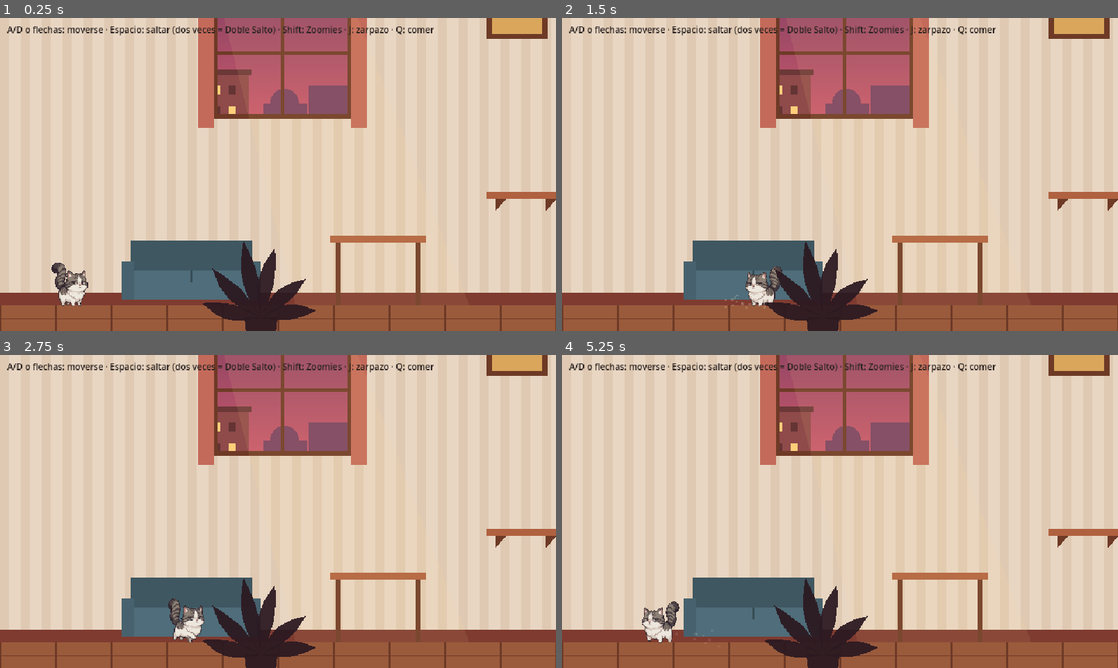
Above: before the commit, frames 1-4 (two rows, left to right).
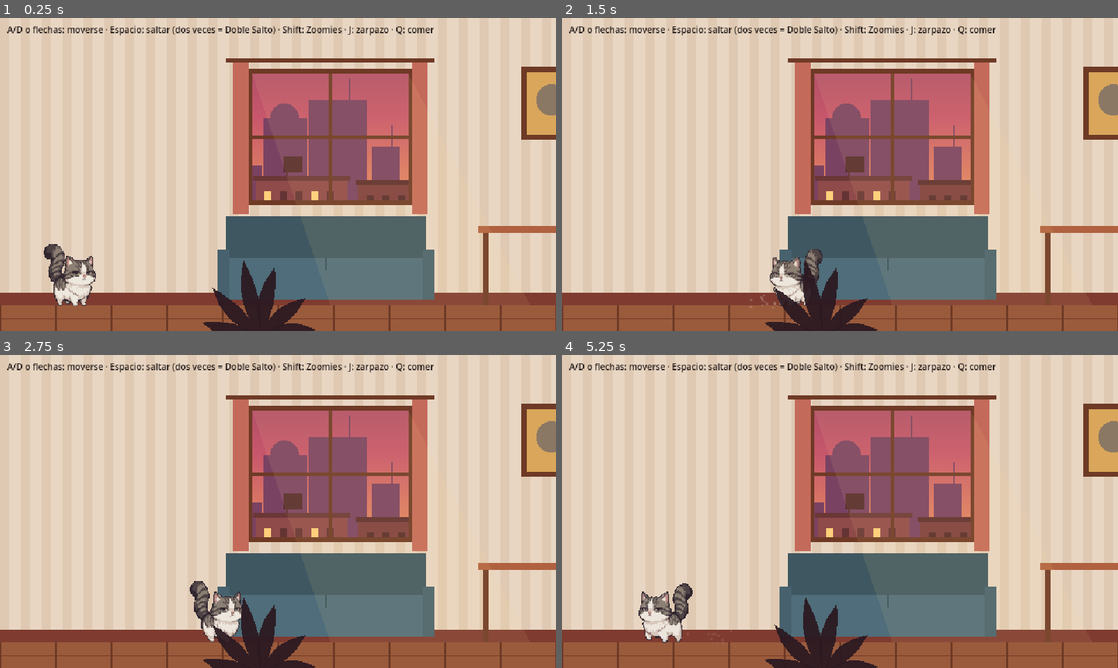
Above: after the commit, the same moments.

Repository: rivas274/demo
Game: Godot game, scene res://escenas/apartamento.tscn
The game is run twice, just before and just after one commit, with the same random seed, the same clock (stepped at 60 frames per second) and the same inputs.
Inputs:
- Up to frame 1 (0.25 s): no input
- Up to frame 2 (1.5 s): hold D (mover_derecha) 0.53-1.28 s; hold Shift (zoomies) 0.53-1.28 s; tap Space (saltar) at 0.77 s; hold A (mover_izquierda) from 1.28 s (still down); tap Q (comer_snack) at 1.35 s
- Up to frame 3 (2.75 s): tap Space (saltar) at 1.52 s; tap Shift (zoomies) at 1.55 s; release A (mover_izquierda) at 2.03 s; hold D (mover_derecha) from 2.03 s (still down); hold Shift (zoomies) from 2.03 s (still down); tap J (zarpazo) at 2.1 s
- Up to frame 4 (5.25 s): release Shift (zoomies) at 2.78 s; tap Shift (zoomies) at 2.85, 4.55 s; tap Space (saltar) at 3.02, 3.77, 4.52 s; release D (mover_derecha) at 3.53 s; hold Shift (zoomies) 3.53-4.28 s; hold A (mover_izquierda) from 3.53 s (still down); tap Q (comer_snack) at 4.35 s; hold Shift (zoomies) from 5.03 s (still down); tap J (zarpazo) at 5.1 s

The runs differ from the first frame. In frame 1, 37% of the frame differs, in the area x 7-100%, y 0-100%; in frame 2, 36%; in frame 3, 36%; in frame 4, 37%.

Commit message:
Felipe más grande: Valeria = 3 Felipes, mundo con medidas reales
Felipe pasa de 46 a 67 px de alto (escala 0.72) y su colisión, cámara,
velocidades y gravedad suben en la misma proporción. El apartamento usa
medidas reales a 1,21 px por cm con techo de 3,5 m. La prueba de movimiento
comprueba la altura de Felipe. Memoria y ficha actualizadas.

Co-Authored-By: Claude Opus 5.5 <noreply@anthropic.com>
Claude-Session: https://claude.ai/code/session_01WbR3FeT1XB9M7gFpgwas9J

Diff:
--- a/siete-vidas/juego/escenas/apartamento.tscn
+++ b/siete-vidas/juego/escenas/apartamento.tscn
@@ -7,7 +7,7 @@
 script = ExtResource("1_sala")
 
 [node name="Felipe" parent="." instance=ExtResource("2_felipe")]
-position = Vector2(80, 510)
+position = Vector2(80, 424)
 
 [node name="Interfaz" type="CanvasLayer" parent="."]
 
--- a/siete-vidas/juego/escenas/felipe.tscn
+++ b/siete-vidas/juego/escenas/felipe.tscn
@@ -3,7 +3,7 @@
 [ext_resource type="Script" path="res://scripts/felipe.gd" id="1_felipe"]
 
 [sub_resource type="RectangleShape2D" id="RectangleShape2D_cuerpo"]
-size = Vector2(28, 24)
+size = Vector2(40, 34)
 
 [sub_resource type="Gradient" id="Gradient_polvo"]
 colors = PackedColorArray(0.88, 0.84, 0.79, 0.9, 0.88, 0.84, 0.79, 0)
@@ -13,7 +13,7 @@
 script = ExtResource("1_felipe")
 
 [node name="Sprite" type="AnimatedSprite2D" parent="."]
-position = Vector2(0, -25)
+position = Vector2(0, -36)
 
 [node name="Polvo" type="CPUParticles2D" parent="."]
 emitting = false
@@ -22,7 +22,7 @@
 one_shot = true
 explosiveness = 1.0
 emission_shape = 3
-emission_rect_extents = Vector2(12, 1)
+emission_rect_extents = Vector2(17, 1)
 direction = Vector2(0, -1)
 spread = 80.0
 gravity = Vector2(0, 140)
@@ -33,10 +33,10 @@
 color_ramp = SubResource("Gradient_polvo")
 
 [node name="Cuerpo" type="CollisionShape2D" parent="."]
-position = Vector2(0, -12)
+position = Vector2(0, -17)
 shape = SubResource("RectangleShape2D_cuerpo")
 
 [node name="Camara" type="Camera2D" parent="."]
-position = Vector2(0, -30)
+position = Vector2(0, -43)
 position_smoothing_enabled = true
 position_smoothing_speed = 7.0
--- a/siete-vidas/juego/pruebas/prueba_escenario.gd
+++ b/siete-vidas/juego/pruebas/prueba_escenario.gd
@@ -3,9 +3,9 @@
 ##   godot --headless --path siete-vidas/juego --script res://pruebas/prueba_escenario.gd
 ## Termina con código 0 si todo pasa y 1 si algo falla.
 
-## Altura máxima con doble salto (~98 px) con un poco de margen, y distancia horizontal máxima entre muebles.
-const SUBIDA_MAXIMA := 90.0
-const HUECO_MAXIMO := 120.0
+## Altura máxima con doble salto (~140 px) con margen, y distancia horizontal máxima entre muebles.
+const SUBIDA_MAXIMA := 125.0
+const HUECO_MAXIMO := 160.0
 
 var _fallos: Array[String] = []
 
@@ -34,11 +34,11 @@
 	_comprobar(lejos < 0.3 and cerca > 1.0, "Hay capas lejanas (más lentas) y de primer plano (más rápidas)")
 
 	var antes := _posiciones_en_pantalla(sala, capas)
-	felipe.position = Vector2(1500, 150)
+	felipe.position = Vector2(1650, 164)
 	await _esperar(180)
 	var despues := _posiciones_en_pantalla(sala, capas)
 	var movimiento_juego: Vector2 = despues[0] - antes[0]
-	_comprobar(absf(movimiento_juego.x) > 300.0 and absf(movimiento_juego.y) > 50.0, "La cámara se movió en horizontal y vertical (%.0f, %.0f)" % [movimiento_juego.x, movimiento_juego.y])
+	_comprobar(absf(movimiento_juego.x) > 300.0 and absf(movimiento_juego.y) > 40.0, "La cámara se movió en horizontal y vertical (%.0f, %.0f)" % [movimiento_juego.x, movimiento_juego.y])
 	for i in capas.size():
 		var movimiento: Vector2 = despues[i + 1] - antes[i + 1]
 		var proporcion := movimiento / movimiento_juego
--- a/siete-vidas/juego/pruebas/prueba_movimiento.gd
+++ b/siete-vidas/juego/pruebas/prueba_movimiento.gd
@@ -17,6 +17,8 @@
 
 	await _esperar(30)
 	_comprobar(felipe.is_on_floor(), "Felipe empieza apoyado en el piso")
+	var alto := _alto_dibujado(felipe)
+	_comprobar(alto > 60.0 and alto < 74.0, "Felipe mide unos 67 px, un tercio de Valeria (%.0f px)" % alto)
 
 	var x_inicial := felipe.position.x
 	Input.action_press("mover_derecha")
@@ -106,6 +108,21 @@
 	return lado > 3.0
 
 
+## Alto en pantalla de Felipe en la pose de referencia (primer cuadro de "quieto", con la cola abajo).
+func _alto_dibujado(felipe: Felipe) -> float:
+	var imagen := felipe.sprite.sprite_frames.get_frame_texture("quieto", 0).get_image()
+	var arriba := -1
+	var abajo := -1
+	for y in imagen.get_height():
+		for x in imagen.get_width():
+			if imagen.get_pixel(x, y).a > 0.5:
+				if arriba < 0:
+					arriba = y
+				abajo = y
+				break
+	return (abajo - arriba + 1) * Felipe.ESCALA_SPRITE
+
+
 func _esperar(cuadros: int) -> void:
 	for i in cuadros:
 		await physics_frame
--- a/siete-vidas/juego/scripts/felipe.gd
+++ b/siete-vidas/juego/scripts/felipe.gd
@@ -8,7 +8,8 @@
 
 enum Estado { SUELO, AIRE, ZOOMIES, ZARPAZO, COMIENDO, ATERRIZANDO }
 
-const ESCALA_SPRITE := 0.5
+## Felipe mide unos 67 px de alto: Valeria (1,65 m) mide 3 Felipes. Ver la guía del personaje.
+const ESCALA_SPRITE := 0.72
 ## Cuadros de la hoja "saltar" para cada fase (los mismos de la ficha de concepto).
 ## El cuadro 4 viene inclinado en diagonal y se ve raro: no se usa.
 const CUADRO_AGACHADO := 1
@@ -22,21 +23,21 @@
 const INCLINACION_DOBLE_SALTO := -0.35
 
 @export_group("Movimiento")
-@export var velocidad_caminar := 95.0
-@export var velocidad_correr := 150.0
-@export var aceleracion := 900.0
-@export var friccion := 1100.0
+@export var velocidad_caminar := 120.0
+@export var velocidad_correr := 190.0
+@export var aceleracion := 1200.0
+@export var friccion := 1450.0
 @export_group("Salto")
-@export var gravedad := 980.0
-@export var gravedad_cayendo := 1350.0
-@export var velocidad_salto := -330.0
-@export var velocidad_doble_salto := -290.0
-@export var caida_maxima := 420.0
+@export var gravedad := 1410.0
+@export var gravedad_cayendo := 1940.0
+@export var velocidad_salto := -475.0
+@export var velocidad_doble_salto := -420.0
+@export var caida_maxima := 600.0
 @export var corte_salto := 0.45
 @export var margen_salto := 0.1
 @export var salto_recordado := 0.12
 @export_group("Zoomies")
-@export var velocidad_zoomies := 300.0
+@export var velocidad_zoomies := 380.0
 @export var duracion_zoomies := 0.18
 @export var espera_zoomies := 0.45
 
@@ -235,9 +236,9 @@
 func _animar_aire() -> void:
 	if _tiempo_desde_salto < 0.06:
 		_poner_cuadro("saltar", CUADRO_AGACHADO)
-	elif velocity.y < -60.0:
+	elif velocity.y < -85.0:
 		_poner_cuadro("saltar", CUADRO_SUBIENDO)
-	elif velocity.y < 60.0:
+	elif velocity.y < 85.0:
 		_poner_cuadro("saltar", CUADRO_ARRIBA)
 	else:
 		_poner_cuadro("caer", CUADRO_CAYENDO)
--- a/siete-vidas/juego/scripts/fondo_apartamento.gd
+++ b/siete-vidas/juego/scripts/fondo_apartamento.gd
@@ -12,7 +12,7 @@
 	"PrimerPlano": [1.3, 20, "_dibujar_primer_plano"],
 }
 ## Huecos de la pared por donde se ve la ciudad (coordenadas de la sala).
-const VENTANAS := [Rect2(250, 150, 150, 140), Rect2(870, 150, 180, 140)]
+const VENTANAS := [Rect2(290, 158, 180, 145), Rect2(1040, 158, 220, 145)]
 
 ## Paleta del Barrio Viejo: terracota y atardecer.
 const CIELO := [Color("3b2a5a"), Color("c8576b"), Color("f2a65a"), Color("ffd58a")]
@@ -151,11 +151,11 @@
 		c.draw_rect(Rect2(ventana.end.x + 4, ventana.position.y - 14, 18, ventana.size.y + 30), CORTINA)
 		c.draw_rect(Rect2(ventana.position.x - 30, ventana.position.y - 18, ventana.size.x + 60, 5), MADERA_OSCURA)
 	# Cuadros en la pared: el retrato oficial de Su Majestad y un paisaje.
-	c.draw_rect(Rect2(560, 120, 70, 84), MADERA_OSCURA)
-	c.draw_rect(Rect2(566, 126, 58, 72), Color("d9a65b"))
-	c.draw_circle(Vector2(595, 158), 18, Color("8b7864"))
-	c.draw_rect(Rect2(1480, 250, 110, 70), MADERA_OSCURA)
-	c.draw_rect(Rect2(1486, 256, 98, 58), Color("6f8f8a"))
+	c.draw_rect(Rect2(600, 150, 70, 84), MADERA_OSCURA)
+	c.draw_rect(Rect2(606, 156, 58, 72), Color("d9a65b"))
+	c.draw_circle(Vector2(635, 188), 18, Color("8b7864"))
+	c.draw_rect(Rect2(1330, 60, 110, 70), MADERA_OSCURA)
+	c.draw_rect(Rect2(1336, 66, 98, 58), Color("6f8f8a"))
 	# Piso de madera.
 	c.draw_rect(Rect2(0, suelo, ancho, 200), MADERA)
 	var tabla := 0.0
@@ -176,13 +176,13 @@
 
 func _dibujar_primer_plano(c: Node2D) -> void:
 	# Siluetas oscuras delante de Felipe: dan profundidad y enmarcan la sala.
-	_planta(c, Vector2(300, 610), 0.8)
-	_planta(c, Vector2(2280, 610), 1.0)
+	_planta(c, Vector2(300, 520), 0.8)
+	_planta(c, Vector2(2280, 520), 1.0)
 	# Respaldo de una silla.
-	c.draw_rect(Rect2(1380, 470, 12, 160), SILUETA)
-	c.draw_rect(Rect2(1450, 470, 12, 160), SILUETA)
-	c.draw_rect(Rect2(1374, 470, 94, 14), SILUETA)
-	c.draw_rect(Rect2(1374, 510, 94, 8), SILUETA)
+	c.draw_rect(Rect2(1380, 400, 12, 160), SILUETA)
+	c.draw_rect(Rect2(1450, 400, 12, 160), SILUETA)
+	c.draw_rect(Rect2(1374, 400, 94, 14), SILUETA)
+	c.draw_rect(Rect2(1374, 440, 94, 8), SILUETA)
 	# Lámpara colgando del techo.
 	c.draw_line(Vector2(1020, -60), Vector2(1020, 60), SILUETA, 3)
 	c.draw_colored_polygon(PackedVector2Array([Vector2(995, 90), Vector2(1045, 90), Vector2(1030, 58), Vector2(1010, 58)]), SILUETA)
--- a/siete-vidas/juego/scripts/sala.gd
+++ b/siete-vidas/juego/scripts/sala.gd
@@ -3,32 +3,35 @@
 ## Sala armada desde datos: piezas sólidas y muebles que se atraviesan desde abajo.
 ## El dibujo es provisional (prueba de concepto); el fondo con parallax está en FondoApartamento.
 
+## Escala del mundo: 1,21 px por cm (Felipe mide unos 55 cm de alto contando la cabeza; Valeria = 3 Felipes).
+## Techo alto de casa antigua del Barrio Viejo: 3,5 m.
 const ANCHO := 1920.0
-const ALTO := 540.0
-const SUELO := 510.0
+const SUELO := 424.0
+const ALTO := SUELO + 30.0
 const TELA := Color("4f6d7a")
 const MADERA := Color("b0613f")
 const MADERA_OSCURA := Color("6e3a26")
 const LOMOS := [Color("c8576b"), Color("6f8f8a"), Color("d9a65b"), Color("5b4d7a")]
 
-## [rectángulo, se atraviesa desde abajo, nombre, estilo de dibujo]
+## [rectángulo, se atraviesa desde abajo, nombre, estilo de dibujo]. Entre paréntesis, la altura real del mueble.
 const PIEZAS := [
 	[Rect2(0, SUELO, ANCHO, 30), false, "Piso", "invisible"],
 	[Rect2(-20, 0, 20, ALTO), false, "Pared izquierda", "invisible"],
 	[Rect2(ANCHO, 0, 20, ALTO), false, "Pared derecha", "invisible"],
 	[Rect2(0, -20, ANCHO, 20), false, "Techo", "invisible"],
-	[Rect2(150, 470, 140, 10), true, "Sofá", "sofa"],
-	[Rect2(380, 430, 110, 8), true, "Mesa", "mesa"],
-	[Rect2(560, 380, 90, 8), true, "Estante bajo", "repisa"],
-	[Rect2(720, 330, 90, 8), true, "Estante alto", "repisa"],
-	[Rect2(870, 290, 180, 8), true, "Repisa de la ventana", "repisa"],
-	[Rect2(1000, 480, 80, 30), false, "Caja de arena", "caja"],
-	[Rect2(1110, 250, 90, 10), true, "Librero", "librero"],
-	[Rect2(1250, 200, 80, 8), true, "Repisa de la lámpara", "repisa"],
-	[Rect2(1320, 465, 40, 8), true, "Banco", "mesa"],
-	[Rect2(1380, 150, 300, 10), true, "Alacena", "alacena"],
-	[Rect2(1400, 430, 280, 80), false, "Mesón", "meson"],
-	[Rect2(1740, 300, 100, 210), false, "Refrigerador", "refri"],
+	[Rect2(260, 370, 230, 10), true, "Sofá", "sofa"],  # asiento a 45 cm
+	[Rect2(550, 333, 133, 8), true, "Mesa", "mesa"],  # 75 cm
+	[Rect2(730, 255, 110, 8), true, "Estante bajo", "repisa"],  # 1,40 m
+	[Rect2(880, 200, 110, 8), true, "Estante alto", "repisa"],  # 1,85 m
+	[Rect2(1040, 303, 220, 8), true, "Repisa de la ventana", "repisa"],  # 1 m
+	[Rect2(1100, 400, 100, 24), false, "Caja de arena", "caja"],  # 20 cm
+	[Rect2(1180, 90, 100, 8), true, "Repisa alta", "repisa"],  # 2,75 m
+	[Rect2(1320, 206, 110, 10), true, "Librero", "librero"],  # 1,80 m
+	[Rect2(1480, 345, 50, 8), true, "Banco", "mesa"],  # 65 cm
+	[Rect2(1460, 240, 70, 8), true, "Repisa de la lámpara", "repisa"],  # 1,52 m
+	[Rect2(1560, 164, 220, 10), true, "Alacena", "alacena"],  # 2,15 m
+	[Rect2(1560, 315, 220, 109), false, "Mesón", "meson"],  # 90 cm
+	[Rect2(1800, 206, 100, 218), false, "Refrigerador", "refri"],  # 1,80 m
 ]
 
 @onready var felipe: Felipe = $Felipe
@@ -69,7 +72,7 @@
 	var hasta_suelo := SUELO - (c.get_parent() as Node2D).position.y
 	match estilo:
 		"sofa":
-			c.draw_rect(Rect2(0, -34, tamano.x, 40), TELA.darkened(0.2))
+			c.draw_rect(Rect2(0, -48, tamano.x, 54), TELA.darkened(0.2))
 			c.draw_rect(Rect2(0, 0, tamano.x, hasta_suelo - 6), TELA)
 			c.draw_rect(Rect2(tamano.x / 2 - 1, 0, 2, 14), TELA.darkened(0.3))
 			c.draw_rect(Rect2(-10, -10, 14, hasta_suelo + 4), TELA.darkened(0.1))
@@ -96,7 +99,7 @@
 				fila += 52
 			c.draw_rect(Rect2(0, 0, tamano.x, tamano.y), MADERA)
 		"alacena":
-			c.draw_rect(Rect2(0, 0, tamano.x, 90), MADERA)
+			c.draw_rect(Rect2(0, 0, tamano.x, 85), MADERA)
 			var puerta := 6.0
 			while puerta < tamano.x - 10:
 				c.draw_rect(Rect2(puerta, 14, 66, 70), MADERA.lightened(0.1))
Not shown, added: siete-vidas/arte/referencias/proporciones-felipe.png
Not shown, changed: siete-vidas/concepto/felipe-concepto.html
Not shown, changed: siete-vidas/herramientas/pagina_felipe.template.html
Not shown, changed: siete-vidas/juego/README.md
Not shown, changed: siete-vidas/memoria/01-decisiones.md
Not shown, changed: siete-vidas/memoria/02-guia-felipe.md
Not shown, changed: siete-vidas/memoria/03-arte-y-herramientas.md
Not shown, changed: siete-vidas/memoria/04-pendientes.md
